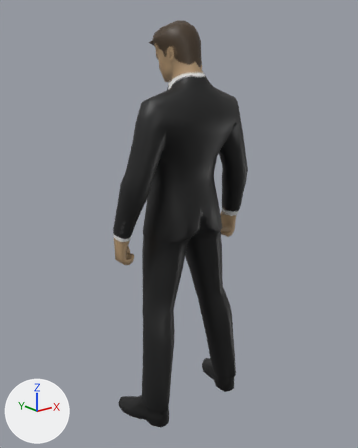
The glTF model game/player/skins/midnight.glb: old version first, new version second.
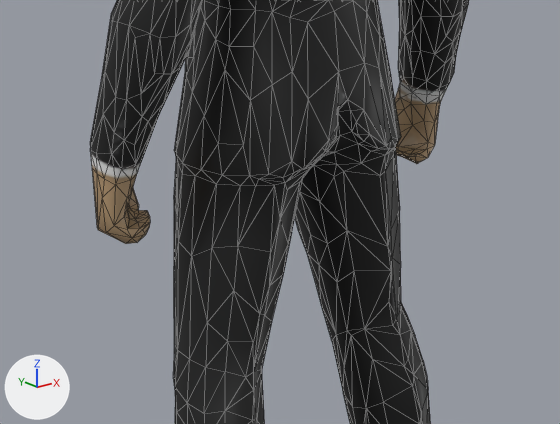
Each version is shown whole from a camera (50 mm lens) standing at (-1.47, -1.81, 1.698) and looking at (-0.023, -0.001, 0.975), then close up on the part from 23% to 78% of the width and 40% to 73% of the height. The lights are fixed; the arrows at lower left show +X, +Y and +Z. The first two pictures are the older version. The close-ups show mesh edges as thin lines. Vertices at exactly the same position are counted once.

Before the edit, the objects in view are built like this:
```python
mat_midnight = principled_material('MIDNIGHT')
mat_midnight.texture = img_midnight_3000_512
me_mesh_0_002 = bpy.data.meshes.new('Mesh_0.002')
me_mesh_0_002.from_pydata(...)  # 1502 vertices, 3000 faces; spans x -0.38..0.37, y -0.2..0.14, z 0.0..1.9
me_mesh_0_002.materials.append(mat_midnight)  # picture img_midnight_3000_512
ob_midnight_low = bpy.data.objects.new('MIDNIGHT_low', me_mesh_0_002)
ob_midnight_low.location = (0.0, 0.0, 0.0)
```
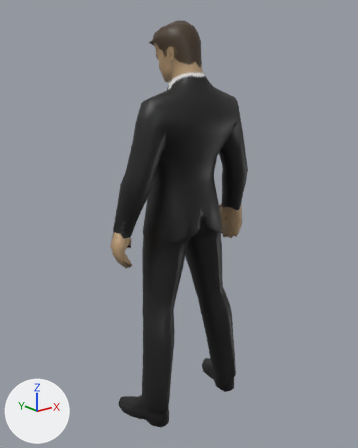
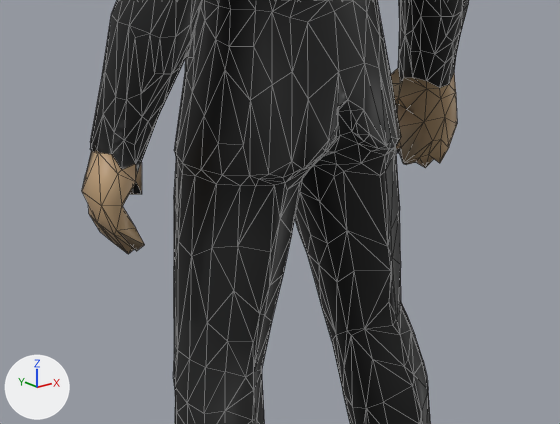
Diff of the bpy script that builds the scene:
```diff
--- a/game/player/skins/midnight.glb.py
+++ b/game/player/skins/midnight.glb.py
@@ img_midnight_2980_512 @@
+img_midnight_2980_512 = load_image('midnight_2980_512', '_unpacked/midnight_2980_512', 512, 512, 'sRGB')
@@ mat_midnight @@
 mat_midnight = principled_material('MIDNIGHT')
-mat_midnight.texture = img_midnight_3000_512
+mat_midnight.texture = img_midnight_2980_512
@@ me_mesh_0_002 @@
 # used by ob_midnight_low; location = (0.0, 0.0, 0.0)
-me_mesh_0_002.from_pydata(...)  # 1502 vertices, 3000 faces; spans x -0.38..0.37, y -0.2..0.14, z 0.0..1.9
+me_mesh_0_002.from_pydata(...)  # 1454 vertices, 2904 faces; spans x -0.39..0.39, y -0.2..0.14, z 0.0..1.9
+# me_mesh_0_002 part 1: 1 vertex moved within x -0.36, y 0.05, z 0.85; 68 vertices removed from x -0.37..-0.01, y -0.1..0.08, z 0.81..1.22; 49 vertices added at x -0.39..-0.27, y -0.05..0.09, z 0.81..1.22
+# me_mesh_0_002 part 2: 5 vertices moved from x 0.29..0.35, y -0.02..0.06, z 0.92..0.98 to x 0.31..0.35, y -0.04..0.07, z 0.89..0.98; 64 vertices removed from x 0.24..0.37, y -0.03..0.07, z 0.54..0.99; 39 vertices added at x 0.26..0.39, y -0.05..0.08, z 0.82..1.03
+# me_mesh_0_002 part 3: 2648 kept faces spanning x -0.38..0.37, y -0.2..0.14, z 0.0..1.9 get new texture (UV) coordinates
+# other edits to the shape of me_mesh_0_002 do not show in these pictures
 me_mesh_0_002.materials.append(mat_midnight)
```

Boxes [x1, y1, x2, y2] around the edits, measured in the close-ups (560 x 424 px; the box of a moved part takes in the faces that stretch with it):
'MIDNIGHT_low', surface changed, reshaped: before [90, 0, 469, 424]; after [82, 0, 469, 424]
part 1 of me_mesh_0_002, moved or reshaped: before [91, 0, 314, 285]; after [82, 0, 145, 254]
part 2 of me_mesh_0_002, moved or reshaped: before [395, 77, 448, 164]; after [391, 68, 457, 168]
part 3 of me_mesh_0_002, surface changed: before [90, 64, 454, 224]; after [90, 64, 454, 231]
